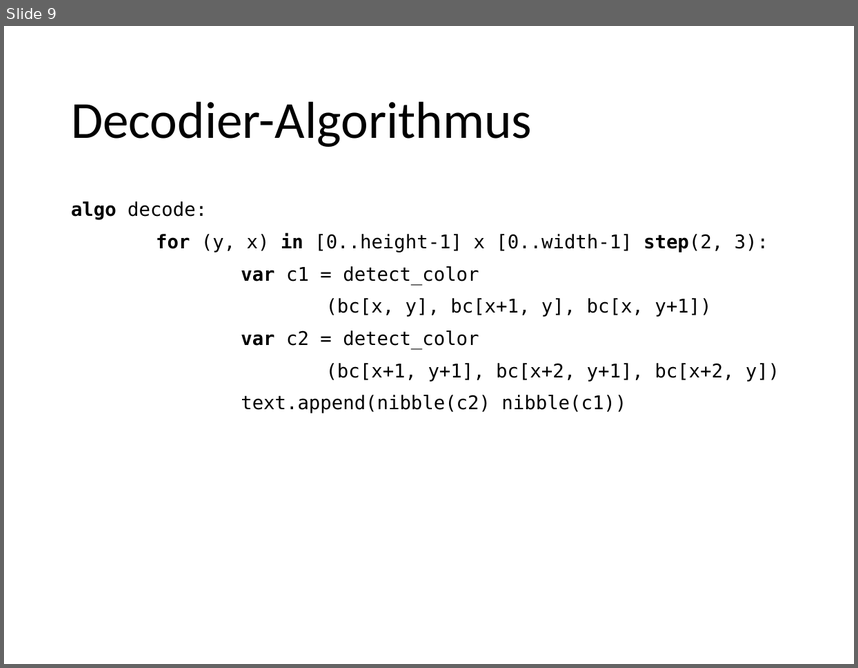
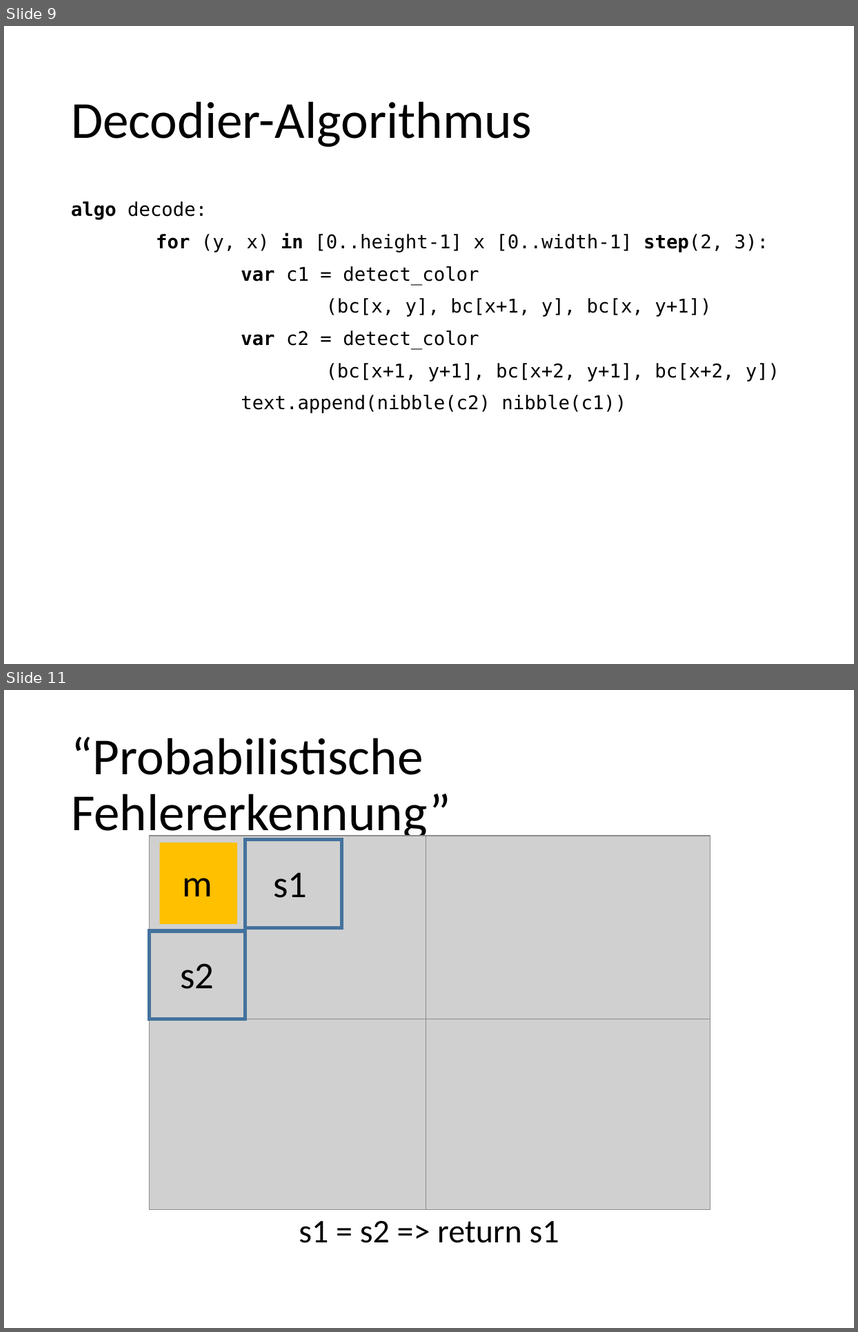
Before and after one commit to foyan/ColorizedBarCodec, a slide deck: doc/presentation/Barcodes.pptx. Shown one above the other, each under a label of ours: slide 9 before the commit, slides 9 and 11 after it; the slides between them are not shown. The pictures are 858x668 and 858x1332 pixels, drawn with LibreOffice and Linux fonts; fonts in the diff are those of the drawing; grey boxes stand for pictures. Boxes give left, top, right and bottom in pixels: in the first picture for what was removed or moved away, otherwise in the second. Text is boxed around its words. In the diff, an @@ line names an element or a change of style, - is before the commit and + after.

```diff
--- a/doc/presentation/Barcodes.pptx
+++ b/doc/presentation/Barcodes.pptx
@@ slide 11 added at box(4, 690, 854, 1328), background #FFFFFF @@
@@ title added at box(71, 737, 451, 842), 44 pt, text #000000 @@
+“Probabilistische Fehlererkennung”
@@ picture added at box(150, 836, 433, 1026) @@
@@ rectangle added at box(159, 842, 237, 924), fill #FFC000 @@
@@ rectangle added at box(245, 840, 341, 928), outline #43739E 3 pt @@
@@ picture added at box(426, 836, 711, 1026) @@
@@ text added at box(273, 872, 307, 898), 32 pt, text #000000 @@
+s1
@@ text added at box(182, 878, 212, 896), 32 pt, text #000000 @@
+m
@@ rectangle added at box(150, 931, 245, 1019), outline #43739E 3 pt @@
@@ text added at box(181, 963, 214, 989), 32 pt, text #000000 @@
+s2
@@ picture added at box(150, 1019, 433, 1210) @@
@@ picture added at box(426, 1019, 710, 1210) @@
@@ text added at box(299, 1221, 559, 1243), 28 pt, text #000000 @@
+s1 = s2 => return s1
```
Also in this commit, not shown: 8 other slides added, 1 other file.
